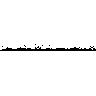
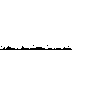
Revision of a layered 96 x 96 image; what changed, layer by layer:
hid "4", painted on it over [0, 44, 96, 51]
hid "3", painted on it over [0, 44, 96, 51]
hid "2", painted on it over [0, 44, 96, 51]
painted on "1" over [0, 44, 96, 51]
